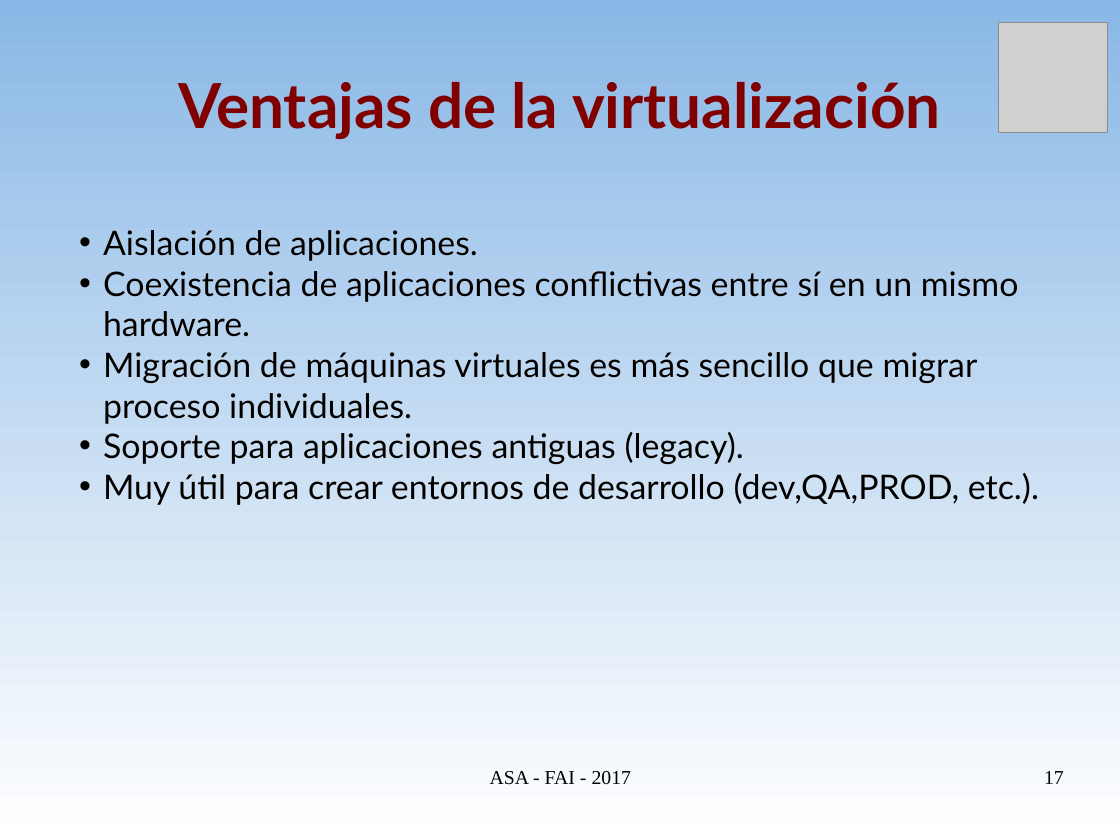
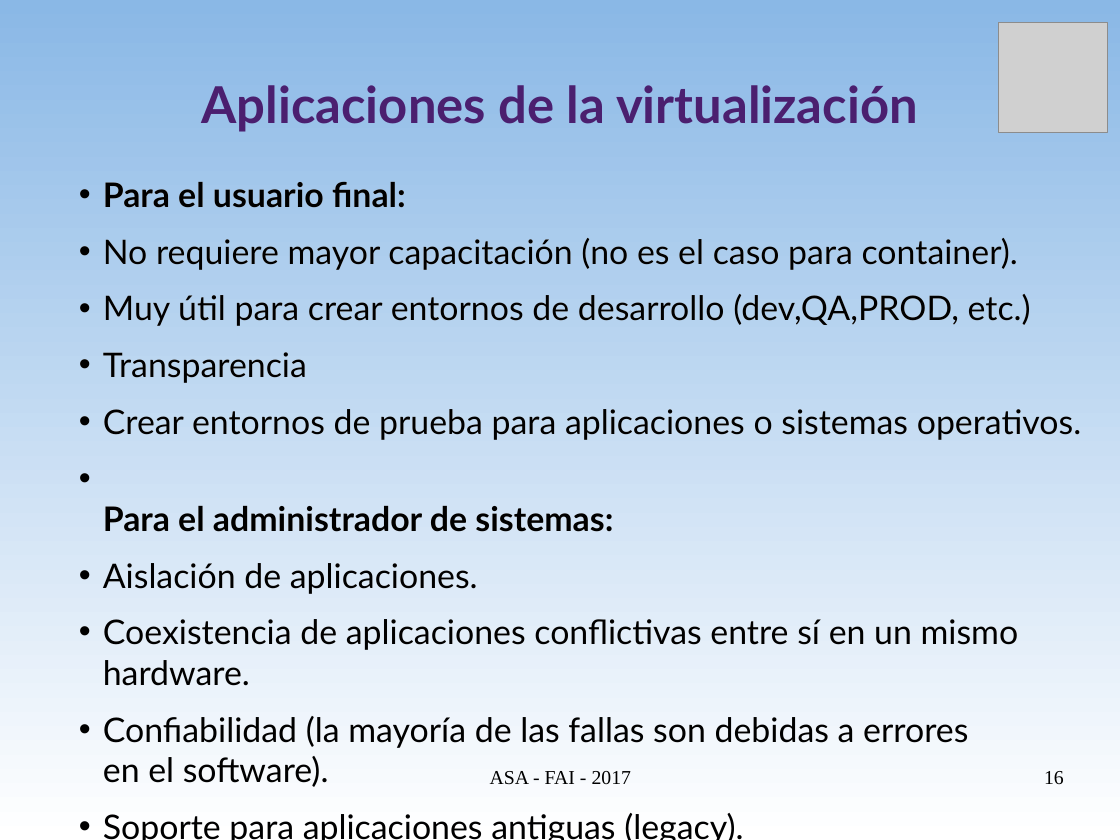
Before and after one commit to niniadcobre/asa, a slide deck: slide 16 of clases/ASA-virt.odp (slide 17 before the commit). Drawn at 1120x840 pixels with LibreOffice and Linux fonts; fonts in the diff are those of the drawing; grey boxes stand for pictures. Boxes give left, top, right and bottom in pixels: in the first picture for what was removed or moved away, otherwise in the second. Text is boxed around its words. In the diff, an @@ line names an element or a change of style, - is before the commit and + after.

```diff
--- a/clases/ASA-virt.odp
+++ b/clases/ASA-virt.odp
@@ title at bbox=[202, 85, 918, 132]: text changed; size 44 to 36 pt; text colour #800000 to #4B1F6F @@
-Ventajas de la virtualización
+Aplicaciones de la virtualización
@@ text added at bbox=[103, 181, 1081, 787], 24 pt, text #000000 @@
+• Para el usuario final:
+• No requiere mayor capacitación (no es el caso para container).
+• Muy útil para crear entornos de desarrollo (dev,QA,PROD, etc.)
+• Transparencia
+• Crear entornos de prueba para aplicaciones o sistemas operativos.
+• Para el administrador de sistemas:
+• Aislación de aplicaciones.
+• Coexistencia de aplicaciones conflictivas entre sí en un mismo
+  hardware.
+• Confiabilidad (la mayoría de las fallas son debidas a errores
+  en el software).
+• Soporte para aplicaciones antiguas (legacy).
@@ text removed at bbox=[103, 230, 1039, 505] @@
-• Aislación de aplicaciones.
-• Coexistencia de aplicaciones conflictivas entre sí en un mismo
-  hardware.
-• Migración de máquinas virtuales es más sencillo que migrar
-  proceso individuales.
-• Soporte para aplicaciones antiguas (legacy).
-• Muy útil para crear entornos de desarrollo (dev,QA,PROD, etc.).
@@ page number at bbox=[1044, 771, 1064, 785]: text changed @@
-17
+16
```
Also in this commit, not shown: 11 other slides changed, 1 slide added, 16 slides removed, 1 other file.
